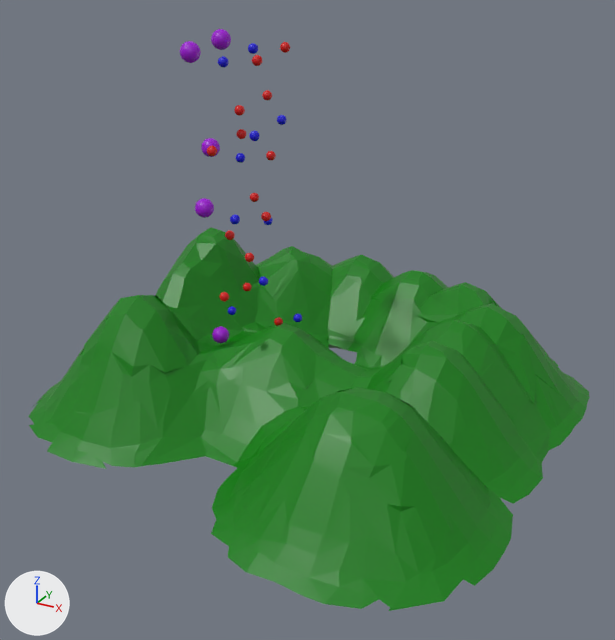
An edit to the COLLADA model physics/scene1.dae, drawn before and after from the same camera.
One viewpoint serves both versions: a 50 mm camera at (49.8, -71.7, 49.7) aimed at (8.5, 3.4, 12.2). Lighting does not change. The marker at lower left points along +X, +Y and +Z. Where no turn or scale is listed for an object, it has been applied to the vertices.

Before the edit, the objects in view are built like this:
```python
ob_grid = bpy.data.objects.new('Grid', me_grid_001)
ob_grid.location = (0.0, 0.0, 0.0)
ob_sphere = bpy.data.objects.new('Sphere', me_sphere)
ob_sphere.location = (-3.1, 3.4, 7.8)
ob_sphere_001 = bpy.data.objects.new('Sphere_001', me_sphere_001)
ob_sphere_001.location = (-1.4, 3.4, 11.3)
ob_sphere_002 = bpy.data.objects.new('Sphere_002', me_sphere_002)
ob_sphere_002.location = (-0.8, 5.7, 13.5)
ob_sphere_003 = bpy.data.objects.new('Sphere_003', me_sphere_003)
ob_sphere_003.location = (6.1, 5.6, 11.1)
ob_sphere_004 = bpy.data.objects.new('Sphere_004', me_sphere_004)
ob_sphere_004.location = (3.3, 5.9, 9.9)
ob_sphere_027 = bpy.data.objects.new('Sphere_027', me_sphere_027)
ob_sphere_027.location = (4.3, 1.3, 16.7)
ob_sphere_028 = bpy.data.objects.new('Sphere_028', me_sphere_028)
ob_sphere_028.location = (2.4, 1.6, 19.0)
```
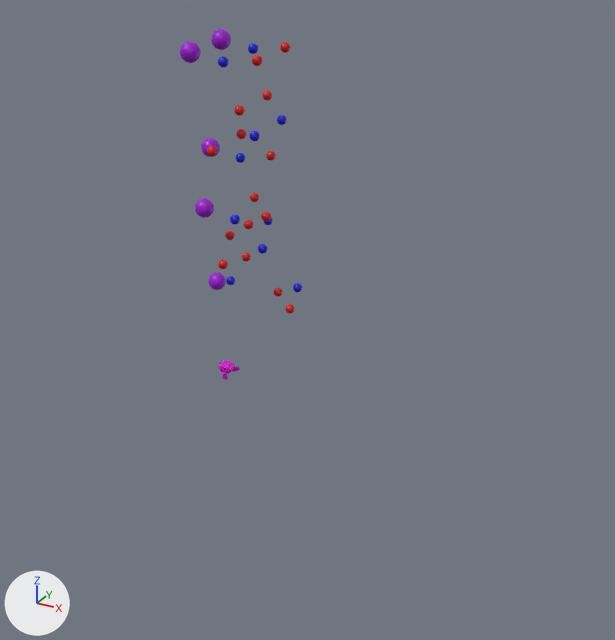
Commit message: working on player controls

Boxes [x1, y1, x2, y2] around the edits, measured in the pictures (615 x 640 px):
'Grid', deleted
    before: [29, 227, 590, 611]
'Sphere', moved
    before: [212, 326, 229, 343]
    after: [208, 272, 226, 290]
'Player', added
    after: [218, 361, 240, 379]
'Sphere_029', moved
    before: [220, 292, 229, 302]
    after: [218, 259, 228, 269]
'Sphere_027', moved
    before: [259, 276, 268, 286]
    after: [258, 244, 268, 254]
'Sphere_028', moved
    before: [245, 253, 254, 262]
    after: [244, 220, 253, 229]
'Sphere_003', moved
    before: [293, 313, 302, 322]
    after: [293, 283, 302, 292]
'Sphere_004', moved
    before: [274, 317, 283, 326]
    after: [274, 288, 283, 297]
'Sphere_001', moved
    before: [228, 306, 236, 315]
    after: [226, 276, 235, 285]
'Sphere_002', moved
    before: [243, 283, 252, 291]
    after: [242, 253, 251, 262]

Edits to the bpy script that builds the scene:
```text
Add mat_material_005:
    mat_material_005 = principled_material('Material_005')
    mat_material_005.base_color = (0.64, 0.0, 0.624)  # pink #d100cf
    mat_material_005.roughness = 0.44
Add me_suzanne:
    me_suzanne.from_pydata(...)  # 505 vertices, 967 faces; spans x -1.37..1.37, y -0.85..0.85, z -0.98..0.98
    me_suzanne.materials.append(mat_material_005)  # pink #d100cf
Remove ob_grid:
    ob_grid = bpy.data.objects.new('Grid', me_grid_001)
    ob_grid.location = (0.0, 0.0, 0.0)
Change ob_sphere:
    ob_sphere.location: (-3.1, 3.4, 7.8) -> (-3.3, 3.4, 14.6)
Change ob_sphere_001:
    ob_sphere_001.location: (-1.4, 3.4, 11.3) -> (-1.4, 3.4, 15.0)
Change ob_sphere_002:
    ob_sphere_002.location: (-0.8, 5.7, 13.5) -> (-0.8, 5.7, 17.2)
Change ob_sphere_003:
    ob_sphere_003.location: (6.1, 5.6, 11.1) -> (6.1, 5.6, 14.8)
Change ob_sphere_004:
    ob_sphere_004.location: (3.3, 5.9, 9.9) -> (3.3, 5.9, 13.6)
Change ob_sphere_027:
    ob_sphere_027.location: (4.3, 1.3, 16.7) -> (4.3, 1.3, 20.3)
Change ob_sphere_028:
    ob_sphere_028.location: (2.4, 1.6, 19.0) -> (2.4, 1.6, 22.6)
Change ob_sphere_029:
    ob_sphere_029.location: (1.5, -2.1, 15.5) -> (1.5, -2.1, 19.2)
Add ob_player:
    ob_player = bpy.data.objects.new('Player', me_suzanne)
    ob_player.location = (-0.2, 0.2, 5.4)
```
